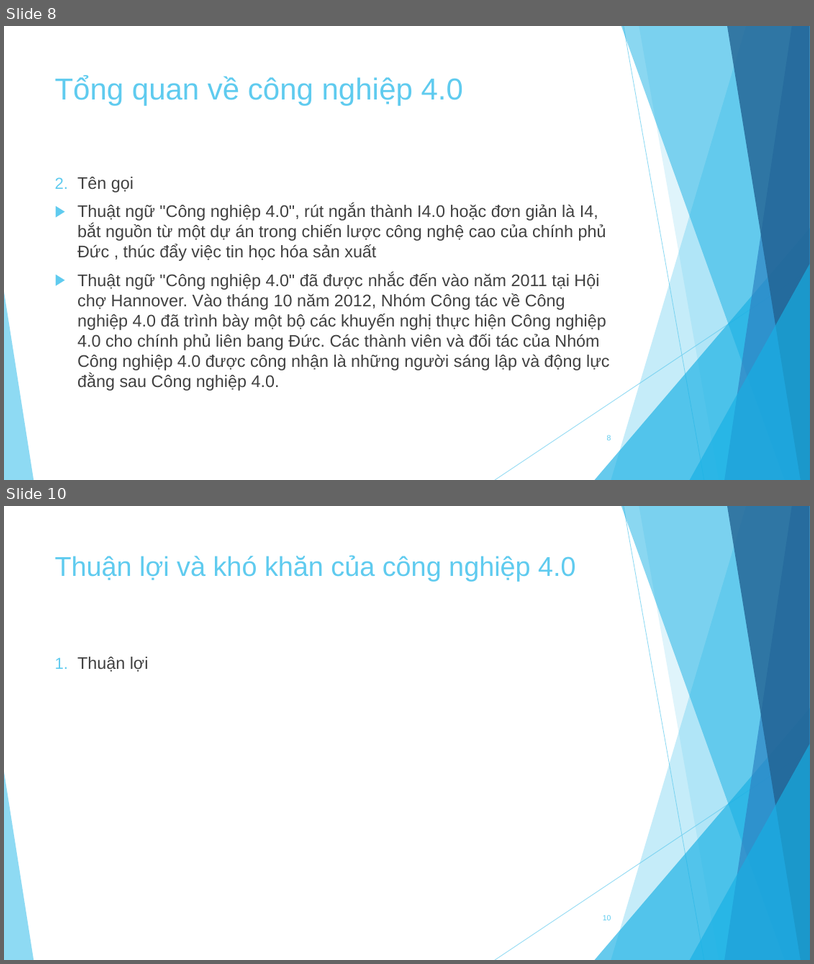
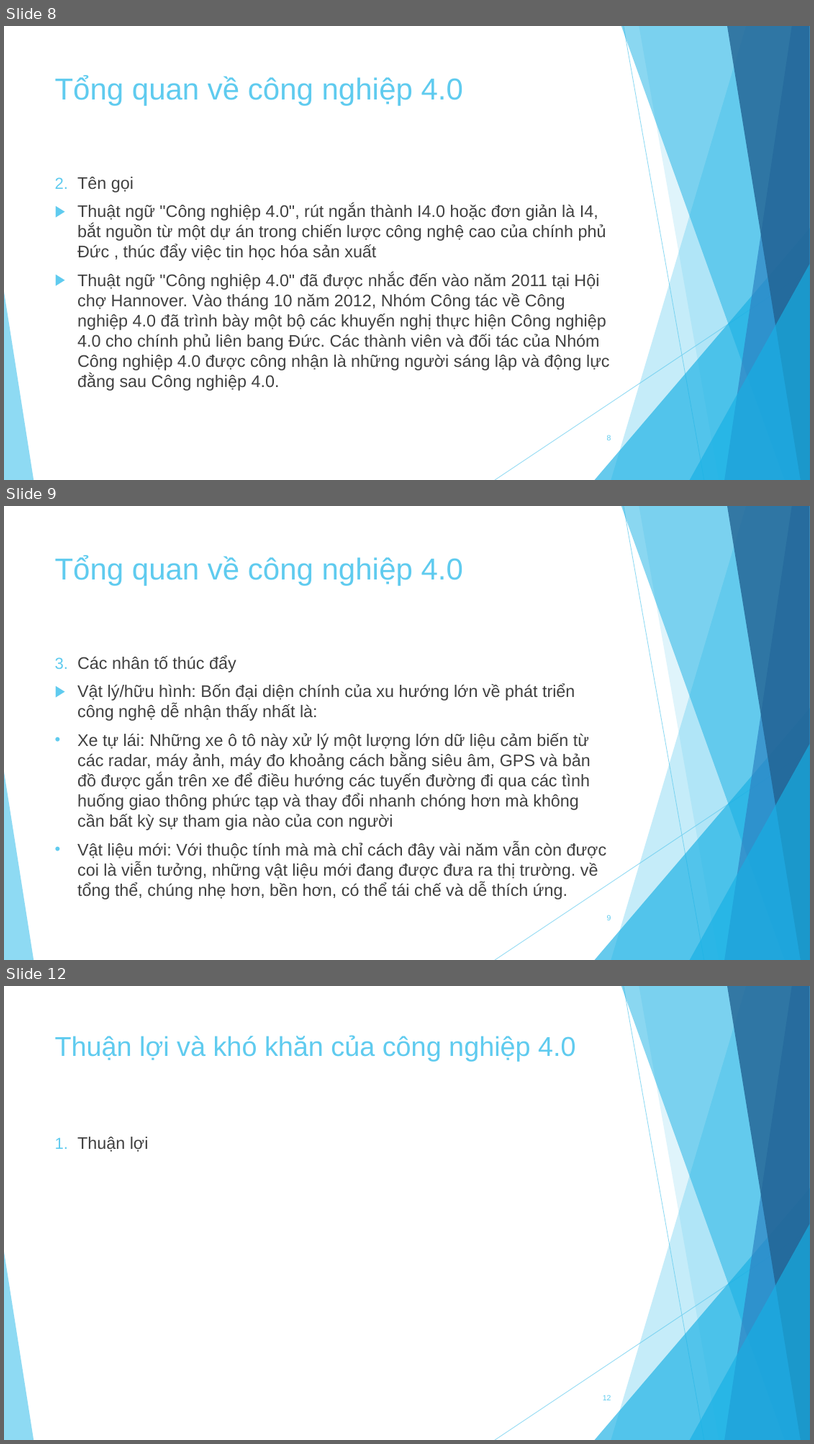
Before and after one commit to knst18ck2/KNST, a slide deck: Báo cáo.pptx. Shown one above the other, each under a label of ours: slides 8 and 10 before the commit, slides 8, 9 and 12 after it; the slides between them are not shown. The pictures are 814x964 and 814x1444 pixels, drawn with LibreOffice and Linux fonts; fonts in the diff are those of the drawing. Boxes give left, top, right and bottom in pixels: in the first picture for what was removed or moved away, otherwise in the second. Text is boxed around its words. In the diff, an @@ line names an element or a change of style, - is before the commit and + after.

```diff
--- a/Báo cáo.pptx
+++ b/Báo cáo.pptx
@@ slide 9 added at (x1=4, y1=506, x2=810, y2=960), background #FFFFFF; not listed: 10 template elements that a slide beside it also shows @@
@@ title added at (x1=55, y1=555, x2=463, y2=585), 36 pt, text #5FCBEF @@
+Tổng quan về công nghiệp 4.0
@@ text added at (x1=77, y1=655, x2=607, y2=899), 20 pt, text #404040 @@
+3. Các nhân tố thúc đẩy
+▶ Vật lý/hữu hình: Bốn đại diện chính của xu hướng lớn về phát triển công nghệ dễ nhận thấy nhất là:
+• Xe tự lái: Những xe ô tô này xử lý một lượng lớn dữ liệu cảm biến từ các radar, máy ảnh, máy đo khoảng cách bằng siêu âm, GPS và bản đồ được gắn trên xe để điều hướng các tuyến đường đi qua các tình huống giao thông phức tạp và thay đổi nhanh chóng hơn mà không cần bất kỳ sự tham gia nào của con người
+• Vật liệu mới: Với thuộc tính mà mà chỉ cách đây vài năm vẫn còn được coi là viễn tưởng, những vật liệu mới đang được đưa ra thị trường. về tổng thể, chúng nhẹ hơn, bền hơn, có thể tái chế và dễ thích ứng.
@@ page number added at (x1=607, y1=914, x2=612, y2=920), 9 pt, text #5FCBEF @@
+9
@@ what was slide 10 is now slide 12 @@
@@ page number at (x1=603, y1=1394, x2=612, y2=1400): text changed @@
-10
+12
```
Also in this commit, not shown: 1 other slide added.
